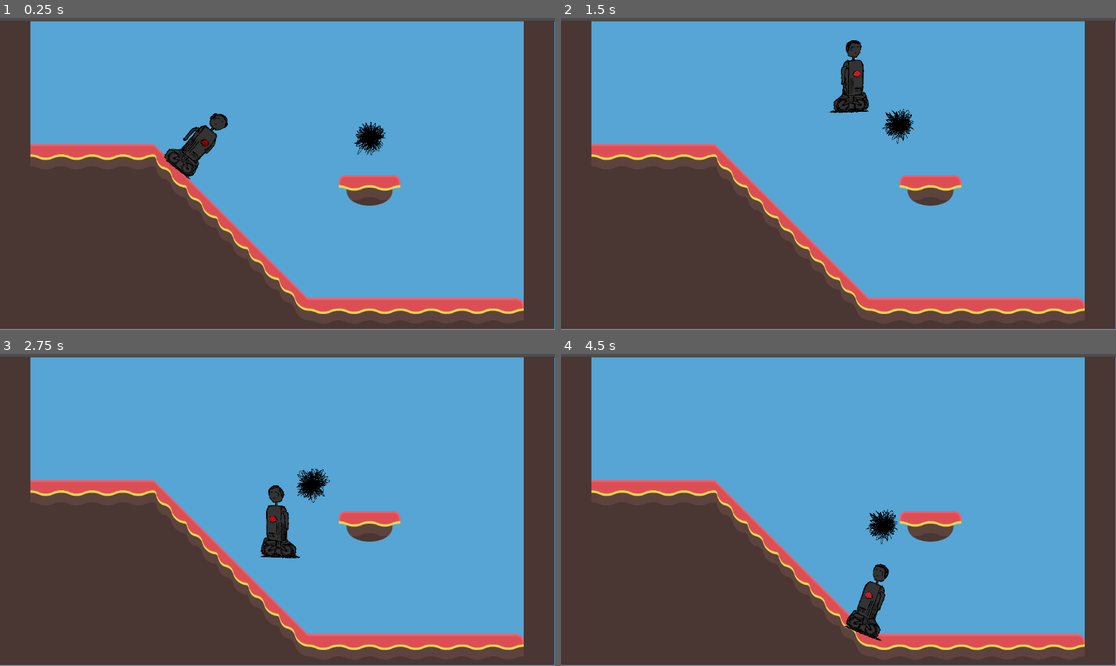
Above: before the commit, frames 1-4 (two rows, left to right).
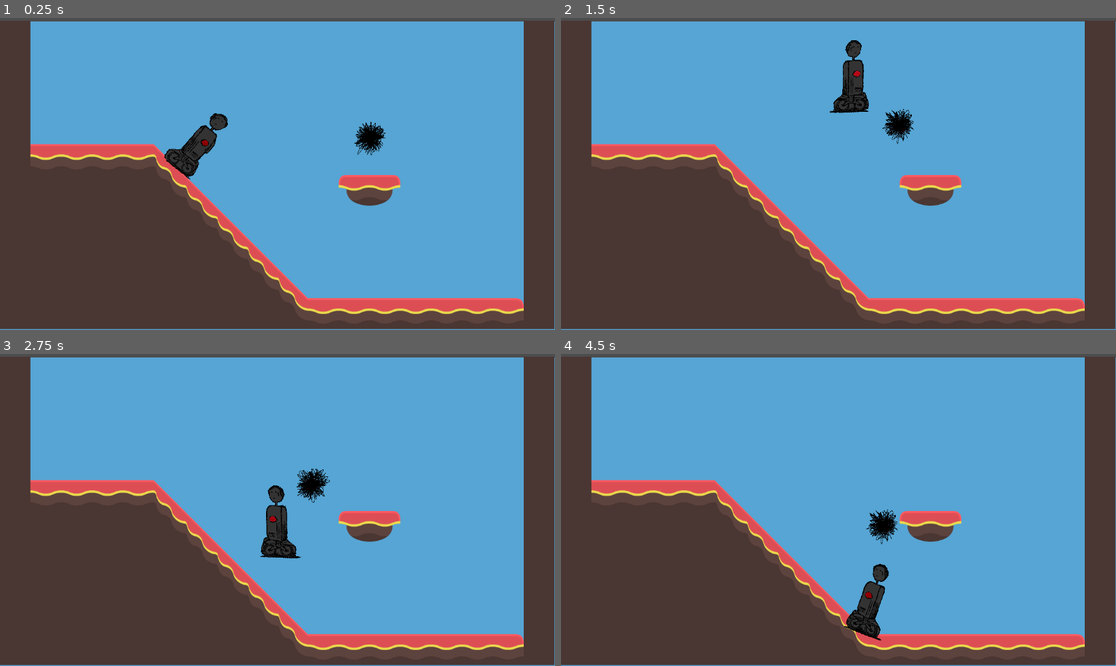
Above: after the commit, the same moments.

Repository: legendarysandbird/3mc-game
Game: Godot game, scene res://scenes/temp_level.tscn
Same seed, same stepped clock (60 frames per second), same inputs: the game is played once before the commit and once after it.
Inputs:
- Up to frame 1 (0.25 s): no input
- Up to frame 2 (1.5 s): hold D (player_right) from 0.53 s (still down); tap Space (player_jump) at 0.77 s
- Up to frame 3 (2.75 s): tap Space (player_jump) at 1.52 s; release D (player_right) at 2.03 s; hold A (player_left) from 2.03 s (still down)
- Up to frame 4 (4.5 s): release A (player_left) at 2.78 s; hold D (player_right) 2.78-4.28 s; tap Space (player_jump) at 3.02, 3.77 s; hold A (player_left) from 4.28 s (still down)

The runs differ from the first frame. In frame 1, less than 0.1% of the frame differs, in the area x 32-37%, y 34-40%; in frame 2, 0.1%; in frame 3, 0.1%; in frame 4, 0.2%, in the area x 51-60%, y 67-92%.

Commit message:
Removed character arm
Replaced character idle and walk animation frames.
Added arm (weapon) animation frames.

Diff:
--- a/scenes/player.tscn
+++ b/scenes/player.tscn
@@ -1,40 +1,40 @@
 [gd_scene load_steps=17 format=3 uid="uid://cj03ghl2j3ane"]
 
-[ext_resource type="Script" path="res://scripts/player/player.gd" id="1_au5g1"]
-[ext_resource type="Texture2D" uid="uid://bxh0wbntv122n" path="res://assets/player_temp/idle/01-idle-1024.png" id="2_42ulj"]
-[ext_resource type="Texture2D" uid="uid://b3u0ghefpo3wn" path="res://assets/player_temp/idle/02-idle-1024.png" id="3_xurhf"]
-[ext_resource type="Texture2D" uid="uid://bumcsnto8n21k" path="res://assets/player_temp/idle/03-idle-1024.png" id="4_y631u"]
-[ext_resource type="Texture2D" uid="uid://3cvli0aqt613" path="res://assets/player_temp/idle/04-idle-1024.png" id="5_t6pfu"]
-[ext_resource type="Texture2D" uid="uid://bkkfsp304diqe" path="res://assets/player_temp/idle/05-idle-1024.png" id="6_q58ac"]
-[ext_resource type="Script" path="res://scripts/player/player_animation.gd" id="6_xqplr"]
-[ext_resource type="Texture2D" uid="uid://c5i2q0vgavhyc" path="res://assets/player_temp/idle/06-idle-1024.png" id="7_lrxu8"]
-[ext_resource type="Texture2D" uid="uid://d31vurkgui1kb" path="res://assets/player_temp/walk/01-H34R1L355-character-LR-1024px.png" id="8_7ejap"]
-[ext_resource type="Texture2D" uid="uid://bv8tyxol2vde1" path="res://assets/player_temp/walk/02-H34R1L355-character-LR-1024px.png" id="9_cnupl"]
-[ext_resource type="Texture2D" uid="uid://dik6ocyepiqwy" path="res://assets/player_temp/walk/03-H34R1L355-character-LR-1024px.png" id="10_h7dbx"]
-[ext_resource type="Texture2D" uid="uid://cv7447t4rdl0o" path="res://assets/player_temp/walk/04-H34R1L355-character-LR-1024px.png" id="11_a1f0y"]
-[ext_resource type="Texture2D" uid="uid://dfx3u064ge7xg" path="res://assets/player_temp/walk/05-H34R1L355-character-LR-1024px.png" id="12_xyhw3"]
-[ext_resource type="Texture2D" uid="uid://76huyjy2jd2w" path="res://assets/player_temp/walk/06-H34R1L355-character-LR-1024px.png" id="13_ixrbu"]
+[ext_resource type="Script" uid="uid://dbj3dfskhudra" path="res://scripts/player/player.gd" id="1_au5g1"]
+[ext_resource type="Texture2D" uid="uid://6svx5ryhte6x" path="res://assets/player_temp/idle/character-IDLE-01.png" id="2_f1ej7"]
+[ext_resource type="Texture2D" uid="uid://ddmfj3llyf1p3" path="res://assets/player_temp/idle/character-IDLE-02.png" id="3_oprun"]
+[ext_resource type="Texture2D" uid="uid://bob7uj4xse76u" path="res://assets/player_temp/idle/character-IDLE-03.png" id="4_a8ls1"]
+[ext_resource type="Texture2D" uid="uid://iqcs4yxeapmt" path="res://assets/player_temp/idle/character-IDLE-04.png" id="5_qfm1y"]
+[ext_resource type="Texture2D" uid="uid://v0bugacmj7j0" path="res://assets/player_temp/idle/character-IDLE-05.png" id="6_fulsm"]
+[ext_resource type="Script" uid="uid://dkr5nbggd1n4m" path="res://scripts/player/player_animation.gd" id="6_xqplr"]
+[ext_resource type="Texture2D" uid="uid://bkjv3ienauqar" path="res://assets/player_temp/idle/character-IDLE-06.png" id="7_4r5pv"]
+[ext_resource type="Texture2D" uid="uid://cdqn2t8avddst" path="res://assets/player_temp/walk/character-LR-move-01.png" id="8_60mlk"]
+[ext_resource type="Texture2D" uid="uid://bu53fnet8g1sp" path="res://assets/player_temp/walk/character-LR-move-02.png" id="9_i4ail"]
+[ext_resource type="Texture2D" uid="uid://crutwks7fm75l" path="res://assets/player_temp/walk/character-LR-move-03.png" id="10_a38lo"]
+[ext_resource type="Texture2D" uid="uid://dg4v75d88wljd" path="res://assets/player_temp/walk/character-LR-move-04.png" id="11_4ni07"]
+[ext_resource type="Texture2D" uid="uid://cltc3hw1pqdg8" path="res://assets/player_temp/walk/character-LR-move-05.png" id="12_l71n6"]
+[ext_resource type="Texture2D" uid="uid://bk15mcteg2cqc" path="res://assets/player_temp/walk/character-LR-move-06.png" id="13_ke2ow"]
 
 [sub_resource type="SpriteFrames" id="SpriteFrames_tc6bn"]
 animations = [{
 "frames": [{
 "duration": 1.0,
-"texture": ExtResource("2_42ulj")
+"texture": ExtResource("2_f1ej7")
 }, {
 "duration": 1.0,
-"texture": ExtResource("3_xurhf")
+"texture": ExtResource("3_oprun")
 }, {
 "duration": 1.0,
-"texture": ExtResource("4_y631u")
+"texture": ExtResource("4_a8ls1")
 }, {
 "duration": 1.0,
-"texture": ExtResource("5_t6pfu")
+"texture": ExtResource("5_qfm1y")
 }, {
 "duration": 1.0,
-"texture": ExtResource("6_q58ac")
+"texture": ExtResource("6_fulsm")
 }, {
 "duration": 1.0,
-"texture": ExtResource("7_lrxu8")
+"texture": ExtResource("7_4r5pv")
 }],
 "loop": true,
 "name": &"idle",
@@ -42,26 +42,26 @@
 }, {
 "frames": [{
 "duration": 1.0,
-"texture": ExtResource("8_7ejap")
+"texture": ExtResource("8_60mlk")
 }, {
 "duration": 1.0,
-"texture": ExtResource("9_cnupl")
+"texture": ExtResource("9_i4ail")
 }, {
 "duration": 1.0,
-"texture": ExtResource("10_h7dbx")
+"texture": ExtResource("10_a38lo")
 }, {
 "duration": 1.0,
-"texture": ExtResource("11_a1f0y")
+"texture": ExtResource("11_4ni07")
 }, {
 "duration": 1.0,
-"texture": ExtResource("12_xyhw3")
+"texture": ExtResource("12_l71n6")
 }, {
 "duration": 1.0,
-"texture": ExtResource("13_ixrbu")
+"texture": ExtResource("13_ke2ow")
 }],
 "loop": true,
 "name": &"walk",
-"speed": 20.0
+"speed": 15.0
 }]
 
 [sub_resource type="CapsuleShape2D" id="CapsuleShape2D_fdknk"]
Binary file added: assets/player_temp/arm (weapon)/arm-IDLE-01.png
Not shown, added: assets/player_temp/arm (weapon)/arm-IDLE-01.png.import
Binary file added: assets/player_temp/arm (weapon)/arm-IDLE-02.png
Not shown, changed: assets/player_temp/arm (weapon)/arm-IDLE-02.png.import
Binary file added: assets/player_temp/arm (weapon)/arm-IDLE-03.png
Not shown, changed: assets/player_temp/arm (weapon)/arm-IDLE-03.png.import
Binary file added: assets/player_temp/arm (weapon)/arm-IDLE-04.png
Not shown, changed: assets/player_temp/arm (weapon)/arm-IDLE-04.png.import
Binary file added: assets/player_temp/arm (weapon)/arm-IDLE-05.png
Not shown, added: assets/player_temp/arm (weapon)/arm-IDLE-05.png.import
Binary file added: assets/player_temp/arm (weapon)/arm-IDLE-06.png
Not shown, changed: assets/player_temp/arm (weapon)/arm-IDLE-06.png.import
(and 36 more such lines)
